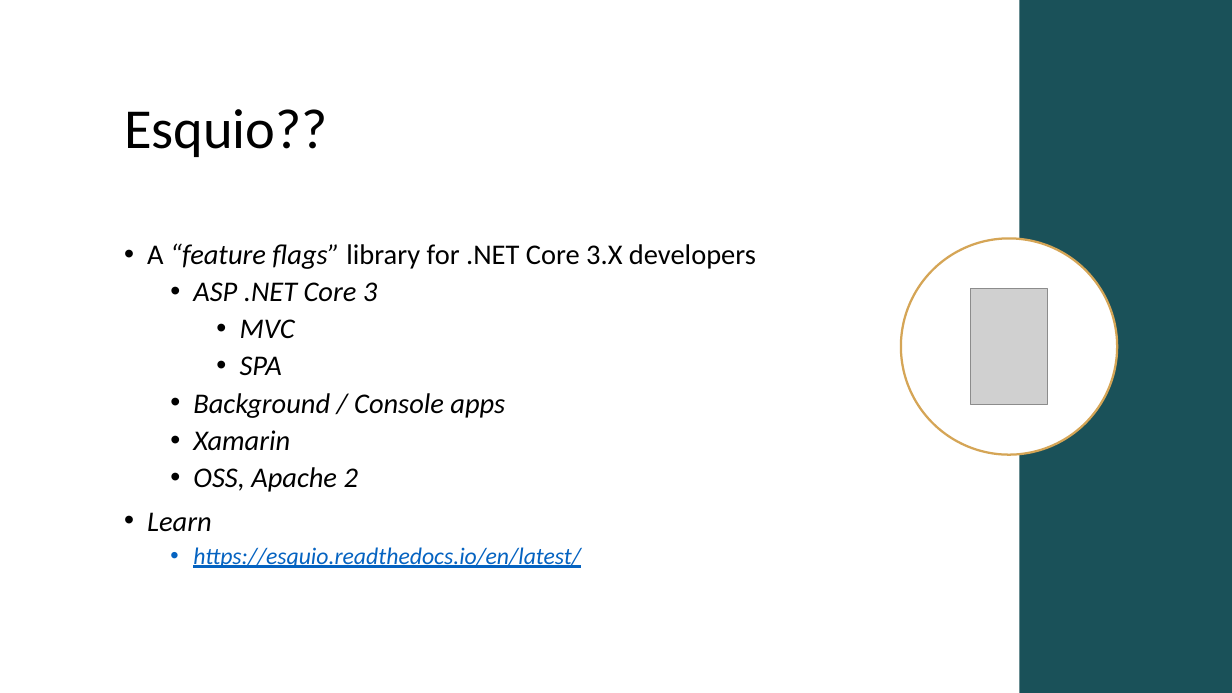
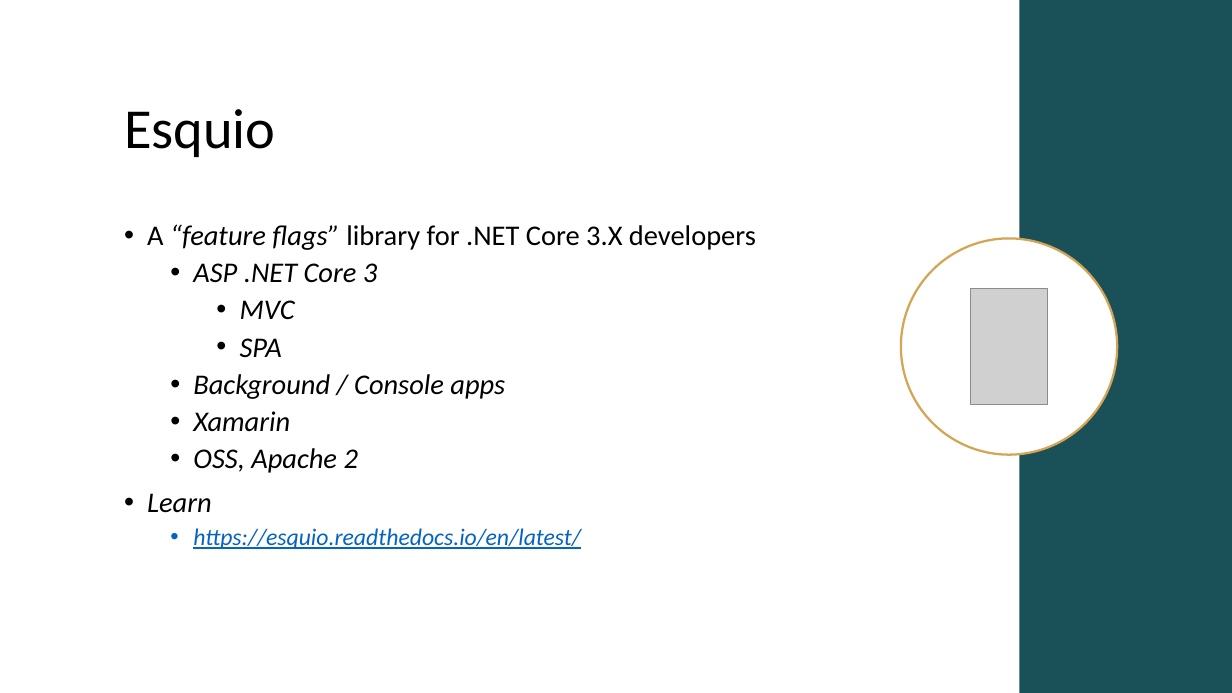
Before and after one commit to Xabaril/Esquio, a slide deck: slide 8 of docs/slides/esquio-overview-101.pptx (slide 5 before the commit). Drawn at 1232x693 pixels with LibreOffice and Linux fonts; fonts in the diff are those of the drawing; grey boxes stand for pictures. Boxes give left, top, right and bottom in pixels: in the first picture for what was removed or moved away, otherwise in the second. Text is boxed around its words. In the diff, an @@ line names an element or a change of style, - is before the commit and + after.

Commit message:
modify overview slides with more features to be released on 1.0

```diff
--- a/docs/slides/esquio-overview-101.pptx
+++ b/docs/slides/esquio-overview-101.pptx
@@ title at bbox=[124, 109, 276, 157]: text changed @@
-Esquio??
+Esquio
@@ text "A “feature flags” library for ...": place and size @@
-text "A “feature flags” library for ..." at bbox=[147, 243, 756, 568]
+text "A “feature flags” library for ..." at bbox=[147, 224, 756, 549]
```
Also in this commit, not shown: 10 other slides changed, 6 slides added.
